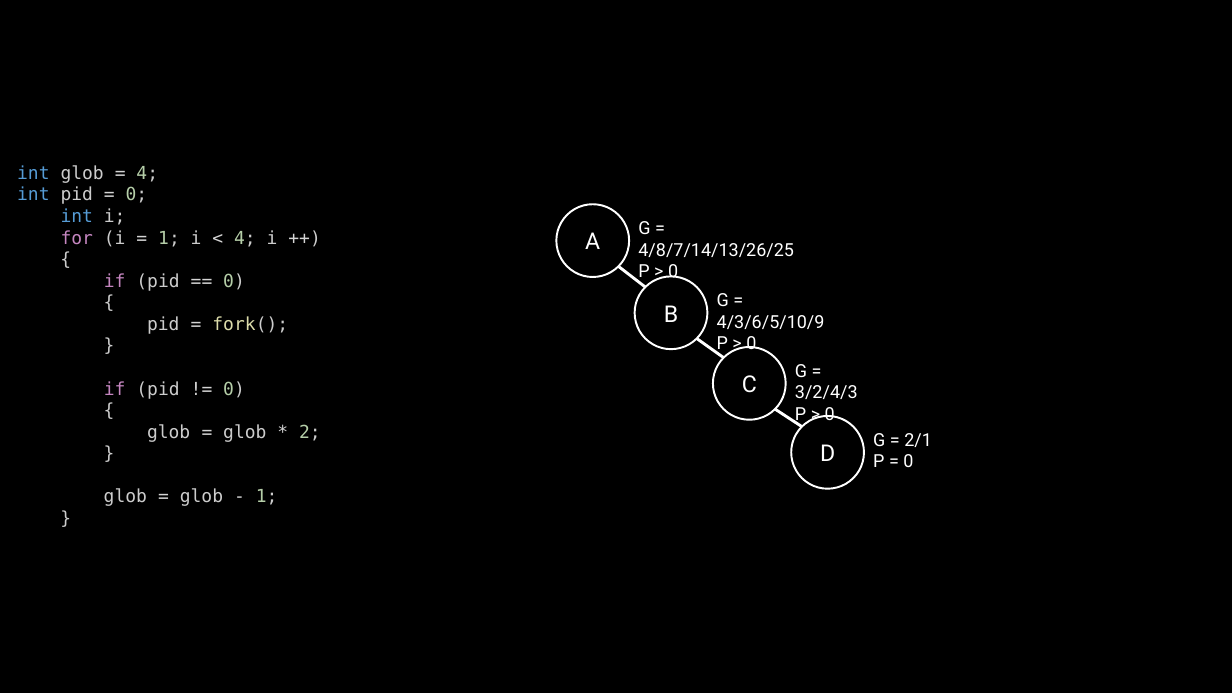
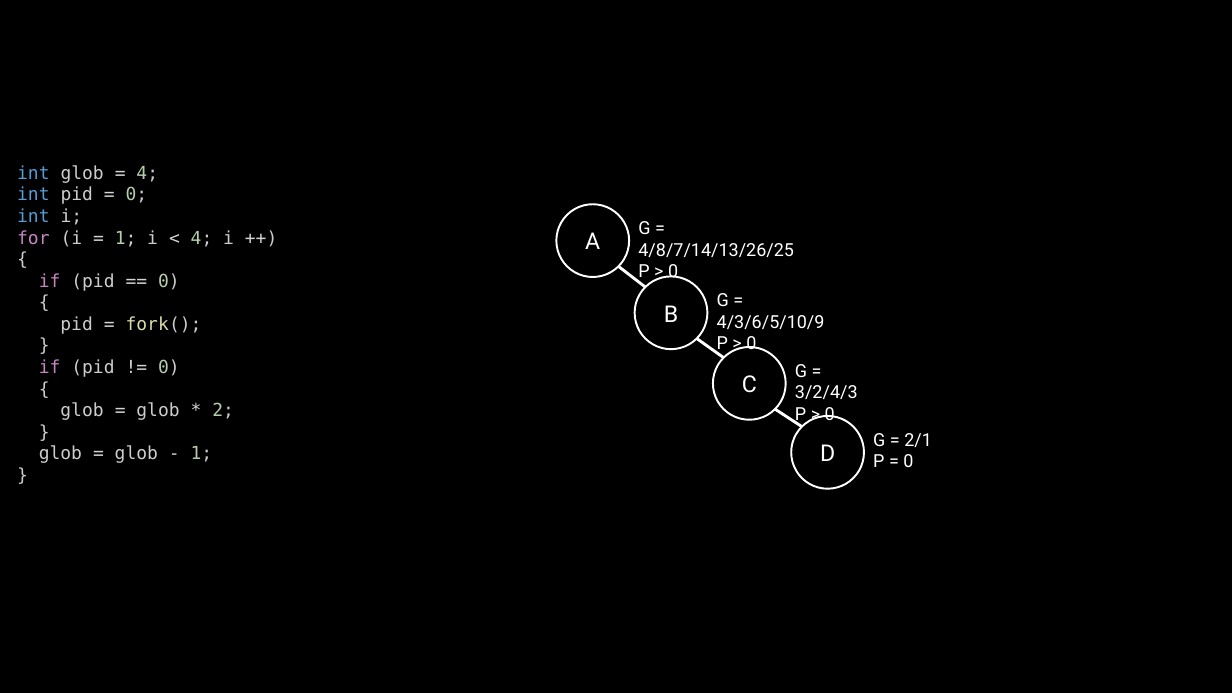
Before and after one commit to r-delprete/operating-systems, a slide deck: slide 5 of exercises/alberi/tracce.pptx. Drawn at 1232x693 pixels with LibreOffice and Linux fonts; fonts in the diff are those of the drawing. Boxes give left, top, right and bottom in pixels: in the first picture for what was removed or moved away, otherwise in the second. Text is boxed around its words. In the diff, an @@ line names an element or a change of style, - is before the commit and + after.

```diff
--- a/exercises/alberi/tracce.pptx
+++ b/exercises/alberi/tracce.pptx
@@ text "int glob = 4;" rewrapped from bbox=[17, 165, 321, 506] to bbox=[17, 165, 234, 463] @@
```
Also in this commit, not shown: 6 other slides changed, 6 other files.
